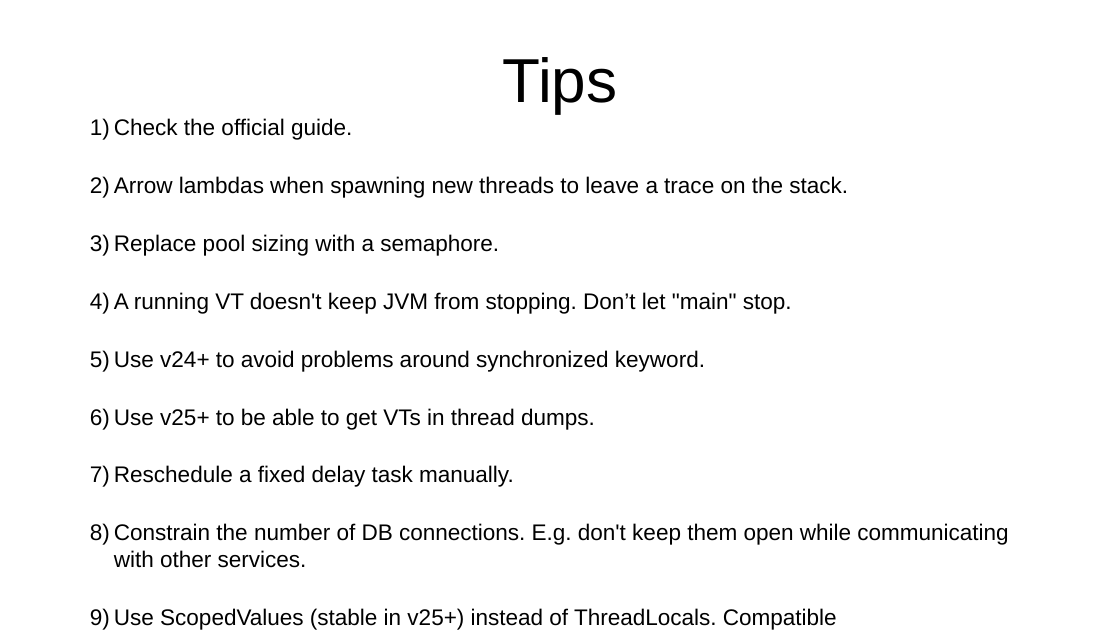
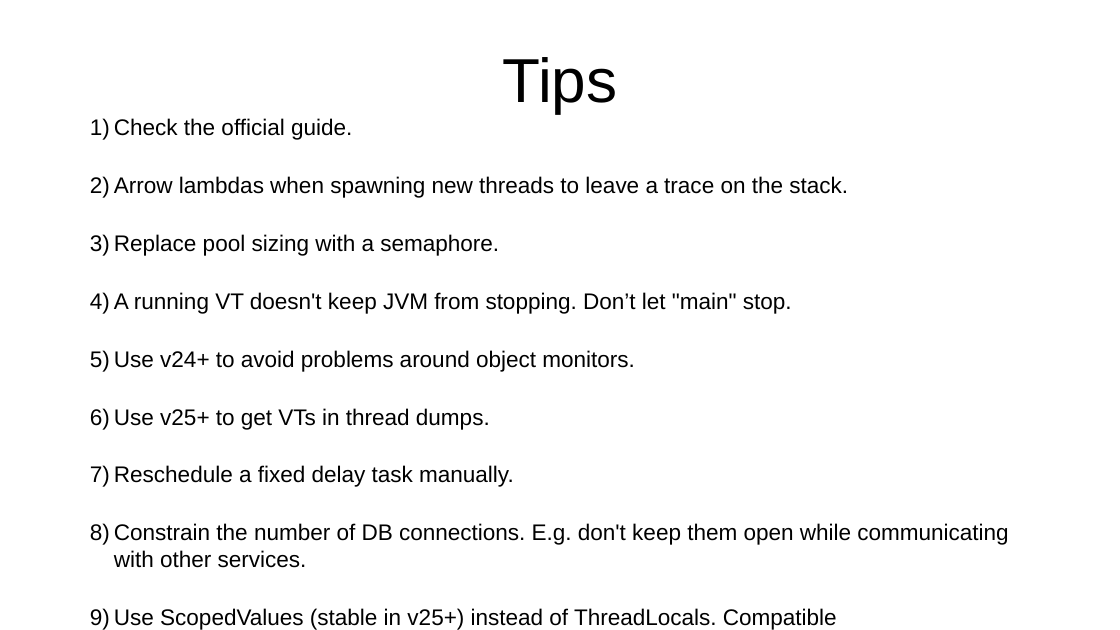
Before and after one commit to ettavolt/vt-talk, a slide deck: slide 11 of presentation/VirtualThreads.odp (slide 10 before the commit). Drawn at 1120x630 pixels with LibreOffice and Linux fonts; fonts in the diff are those of the drawing. Boxes give left, top, right and bottom in pixels: in the first picture for what was removed or moved away, otherwise in the second. Text is boxed around its words. In the diff, an @@ line names an element or a change of style, - is before the commit and + after.

Commit message:
Mention debugging with thread dumps.

```diff
--- a/presentation/VirtualThreads.odp
+++ b/presentation/VirtualThreads.odp
@@ text at (114, 350, 635, 430): text changed @@
-5) Use v24+ to avoid problems around synchronized keyword.
-6) Use v25+ to be able to get VTs in thread dumps.
+5) Use v24+ to avoid problems around object monitors.
+6) Use v25+ to get VTs in thread dumps.
```
Also in this commit, not shown: 1 other slide changed, 2 slides added, 1 other file.
